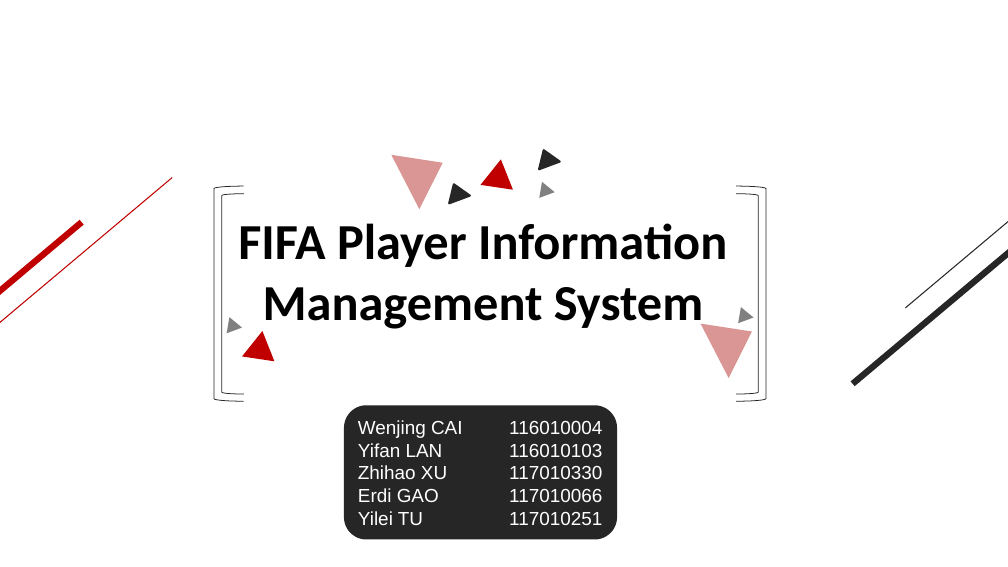
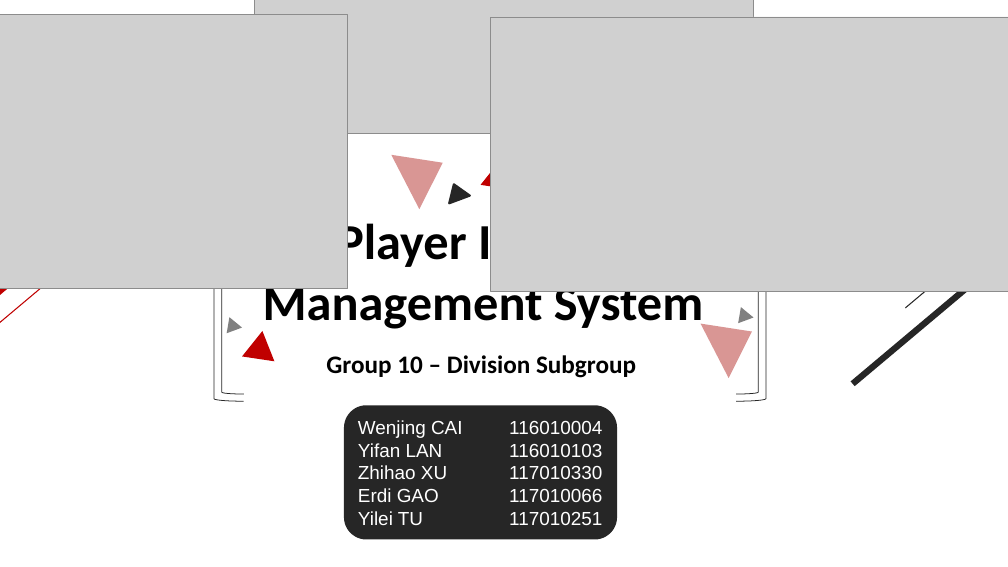
Before and after one commit to lanskyfan/fifaweb, a slide deck: slide 1 of presentation/ERG3010 Group 10 Presentation.pptx. Drawn at 1008x567 pixels with LibreOffice and Linux fonts; fonts in the diff are those of the drawing; grey boxes stand for pictures. Boxes give left, top, right and bottom in pixels: in the first picture for what was removed or moved away, otherwise in the second. Text is boxed around its words. In the diff, an @@ line names an element or a change of style, - is before the commit and + after.

```diff
--- a/presentation/ERG3010 Group 10 Presentation.pptx
+++ b/presentation/ERG3010 Group 10 Presentation.pptx
@@ picture added at bbox=[0, 15, 347, 289] @@
@@ picture added at bbox=[255, 0, 754, 133] @@
@@ picture added at bbox=[491, 17, 1008, 290] @@
@@ triangle removed at bbox=[533, 146, 559, 169] @@
@@ triangle removed at bbox=[534, 179, 555, 198] @@
@@ text added at bbox=[326, 355, 636, 378], 24 pt, text #000000, bold @@
+Group 10 – Division Subgroup
```
Also in this commit, not shown: 5 other files.
